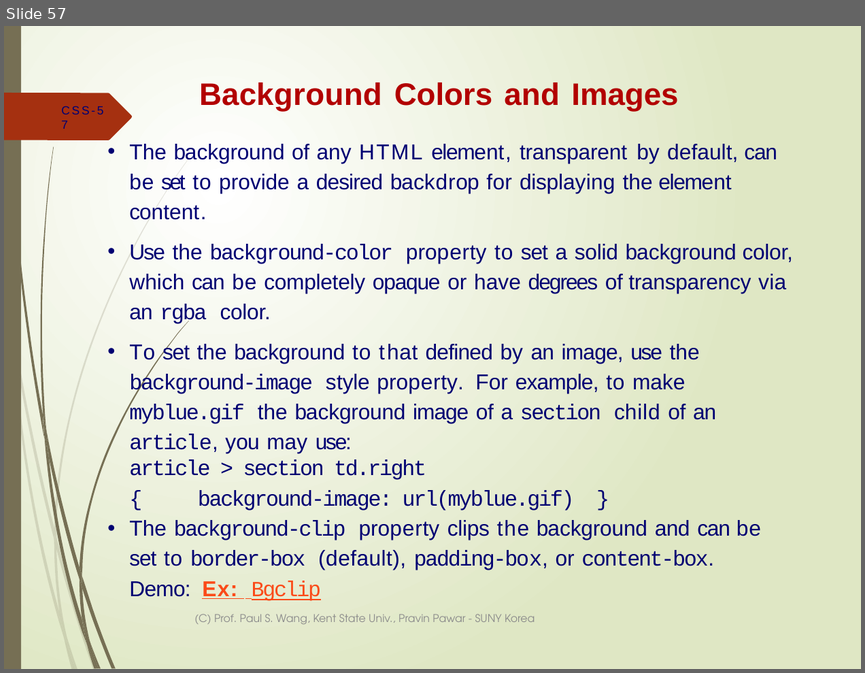
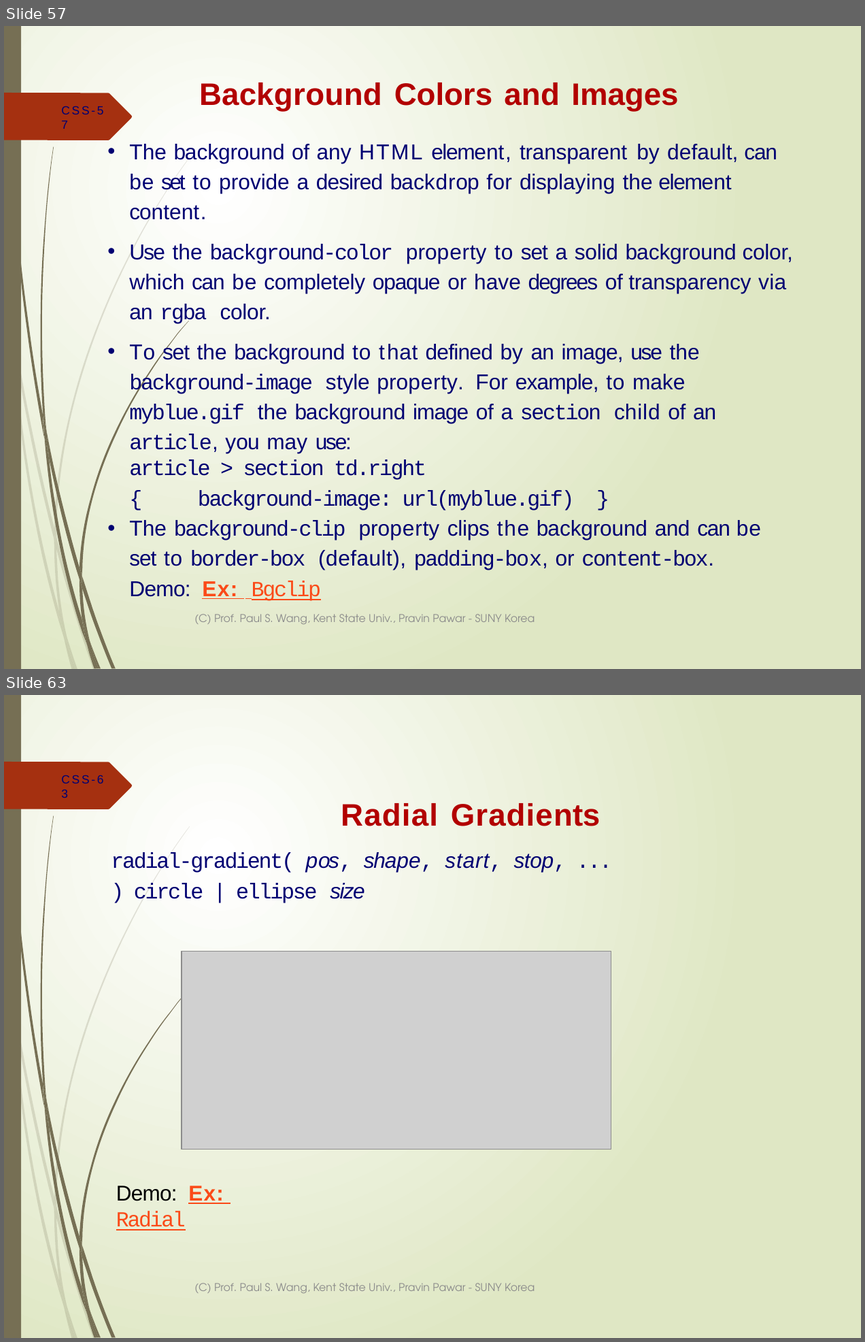
Before and after one commit to ppawar/ppawar.github.io, a slide deck: Fall2019/CSE102-F19/lectures/CSE102_Lec4-CSS.pptx. Shown one above the other, each under a label of ours: slide 57 before the commit, slides 57 and 63 after it; the slides between them are not shown. The pictures are 865x673 and 865x1342 pixels, drawn with LibreOffice and Linux fonts; fonts in the diff are those of the drawing; grey boxes stand for pictures. Boxes give left, top, right and bottom in pixels: in the first picture for what was removed or moved away, otherwise in the second. Text is boxed around its words. In the diff, an @@ line names an element or a change of style, - is before the commit and + after.

```diff
--- a/Fall2019/CSE102-F19/lectures/CSE102_Lec4-CSS.pptx
+++ b/Fall2019/CSE102-F19/lectures/CSE102_Lec4-CSS.pptx
@@ slide 63 added at (x1=4, y1=695, x2=861, y2=1338), background gradient #FFFFFF to #DFE8C4; not listed: 24 template elements that a slide beside it also shows @@
@@ page number added at (x1=61, y1=775, x2=103, y2=783), 10 pt, text #000072 @@
+CSS-63
@@ title added at (x1=341, y1=803, x2=600, y2=826), 26 pt, text #B20000, bold @@
+Radial Gradients
@@ text added at (x1=111, y1=852, x2=567, y2=903), 18.1 pt, text #000072 @@
+radial-gradient( pos, shape, start, stop, ... ) circle | ellipse size
@@ picture added at (x1=181, y1=951, x2=611, y2=1149) @@
@@ text added at (x1=116, y1=1185, x2=224, y2=1230), 18 pt, text #FB4A18, underline @@
+Demo: Ex: Radial
@@ text added at (x1=194, y1=1283, x2=534, y2=1293), 9 pt, text #8C8C8C @@
+(C) Prof. Paul S. Wang, Kent State Univ., Pravin Pawar - SUNY Korea
```
Also in this commit, not shown: 17 other slides added, 1 other file.
